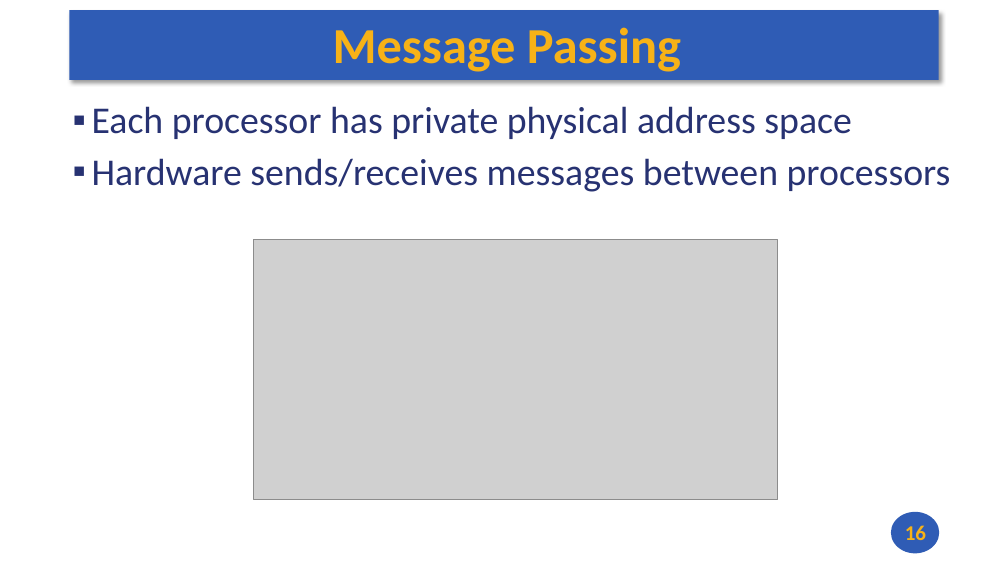
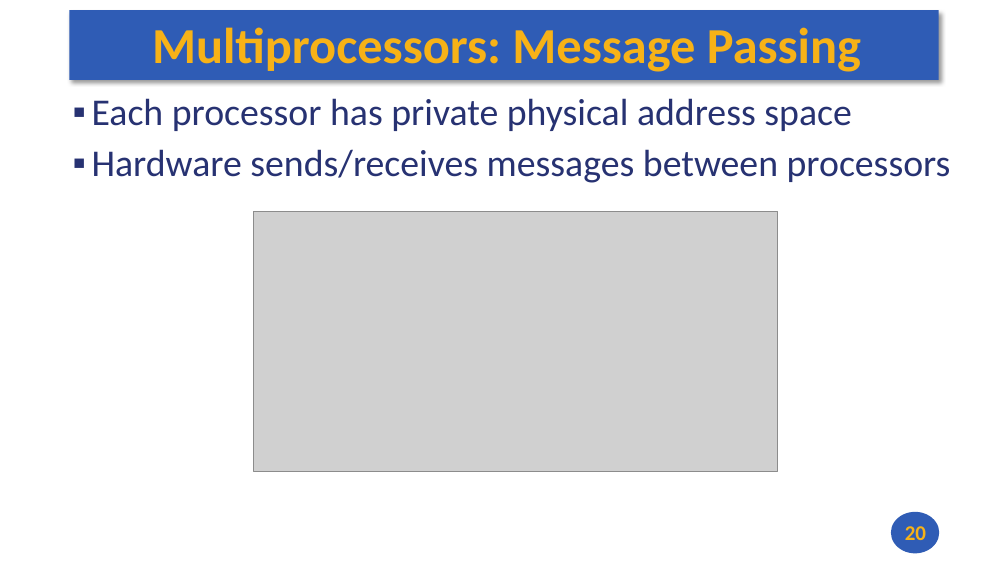
Before and after one commit to andrewt0301/hse-acos-course, a slide deck: slide 20 of docs/part1ca/14_TLP/CA_Lecture_14.pptx (slide 16 before the commit). Drawn at 1008x567 pixels with LibreOffice and Linux fonts; fonts in the diff are those of the drawing; grey boxes stand for pictures. Boxes give left, top, right and bottom in pixels: in the first picture for what was removed or moved away, otherwise in the second. Text is boxed around its words. In the diff, an @@ line names an element or a change of style, - is before the commit and + after.

```diff
--- a/docs/part1ca/14_TLP/CA_Lecture_14.pptx
+++ b/docs/part1ca/14_TLP/CA_Lecture_14.pptx
@@ title at (152,27,861,72): text changed @@
-Message Passing
+Multiprocessors: Message Passing
@@ text "Each processor has private physical ...": place and size @@
-text "Each processor has private physical ..." at (92,106,951,192)
+text "Each processor has private physical ..." at (92,98,951,183)
@@ picture: place and size @@
-picture at (254,240,778,500)
+picture at (254,211,778,471)
@@ page number at (905,526,926,540): text changed @@
-16
+20
```
Also in this commit, not shown: 11 other slides changed, 3 slides added, 2 other files.
